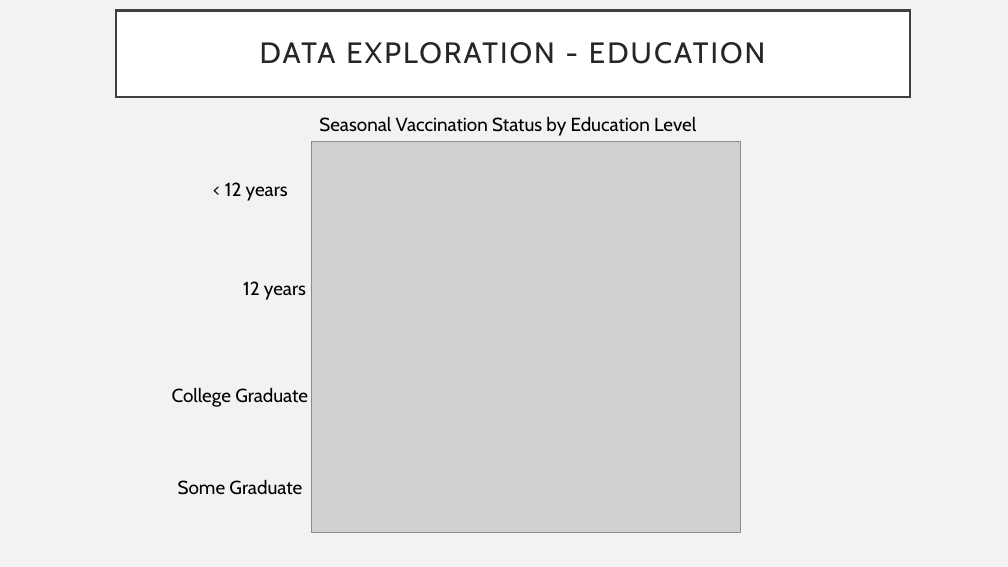
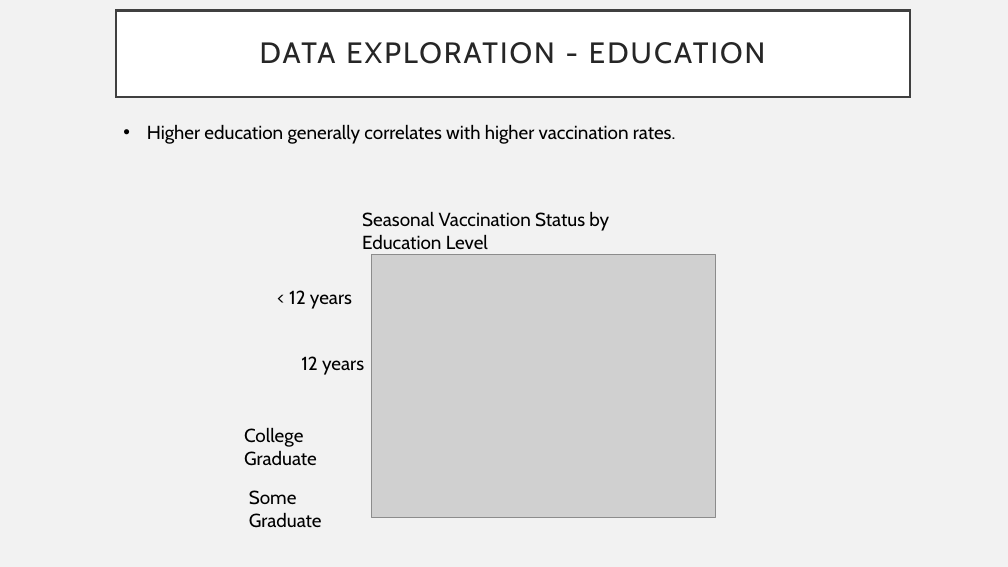
Before and after one commit to dragunat2016/CDCH1N1, a slide deck: slide 4 of Presentation.pptx. Drawn at 1008x567 pixels with LibreOffice and Linux fonts; fonts in the diff are those of the drawing; grey boxes stand for pictures. Boxes give left, top, right and bottom in pixels: in the first picture for what was removed or moved away, otherwise in the second. Text is boxed around its words. In the diff, an @@ line names an element or a change of style, - is before the commit and + after.

```diff
--- a/Presentation.pptx
+++ b/Presentation.pptx
@@ text added at (x1=147, y1=124, x2=675, y2=144), 18 pt, text #000000 @@
+• Higher education generally correlates with higher vaccination rates.
@@ text "Seasonal Vaccination Status by Education ..." rewrapped from (x1=319, y1=116, x2=696, y2=136) to (x1=362, y1=211, x2=609, y2=250) @@
@@ picture resized from (x1=312, y1=141, x2=740, y2=533) to (x1=372, y1=255, x2=715, y2=517) @@
@@ text "< 12 years" moved from (x1=225, y1=182, x2=288, y2=201) to (x1=289, y1=290, x2=352, y2=309) @@
@@ text "12 years" moved from (x1=243, y1=281, x2=306, y2=300) to (x1=301, y1=356, x2=364, y2=375) @@
@@ text "College Graduate" rewrapped from (x1=172, y1=387, x2=308, y2=407) to (x1=244, y1=427, x2=317, y2=466) @@
@@ text "Some Graduate" rewrapped from (x1=178, y1=479, x2=302, y2=495) to (x1=249, y1=490, x2=322, y2=528) @@
```
Also in this commit, not shown: 3 other slides changed, 1 slide added, 8 other files.
